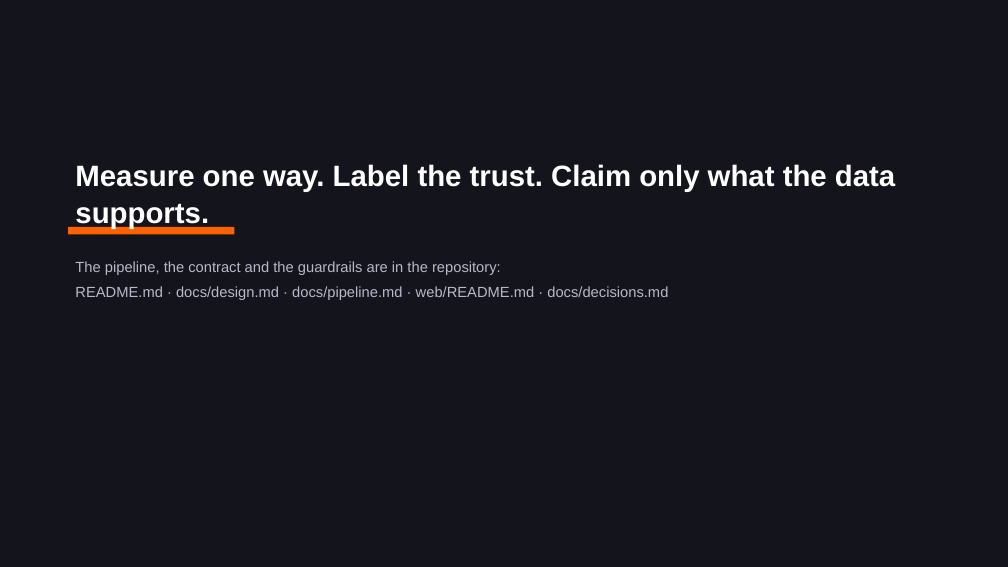
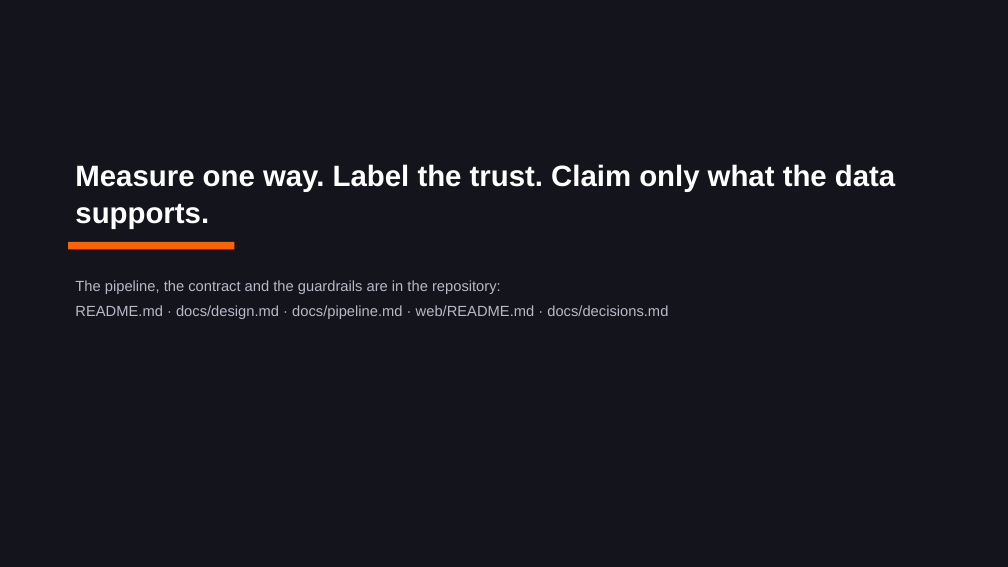
Before and after one commit to stepvda/ing-usecase, a slide deck: slide 19 of docs/Banking_Campaigns_Comparator.pptx. Drawn at 1008x567 pixels with LibreOffice and Linux fonts; fonts in the diff are those of the drawing. Boxes give left, top, right and bottom in pixels: in the first picture for what was removed or moved away, otherwise in the second. Text is boxed around its words. In the diff, an @@ line names an element or a change of style, - is before the commit and + after.

```diff
--- a/docs/Banking_Campaigns_Comparator.pptx
+++ b/docs/Banking_Campaigns_Comparator.pptx
@@ rectangle moved from (x1=68, y1=227, x2=234, y2=234) to (x1=68, y1=242, x2=234, y2=250) @@
@@ text "The pipeline, the contract and ..." moved from (x1=75, y1=261, x2=668, y2=300) to (x1=75, y1=280, x2=668, y2=319) @@
```
